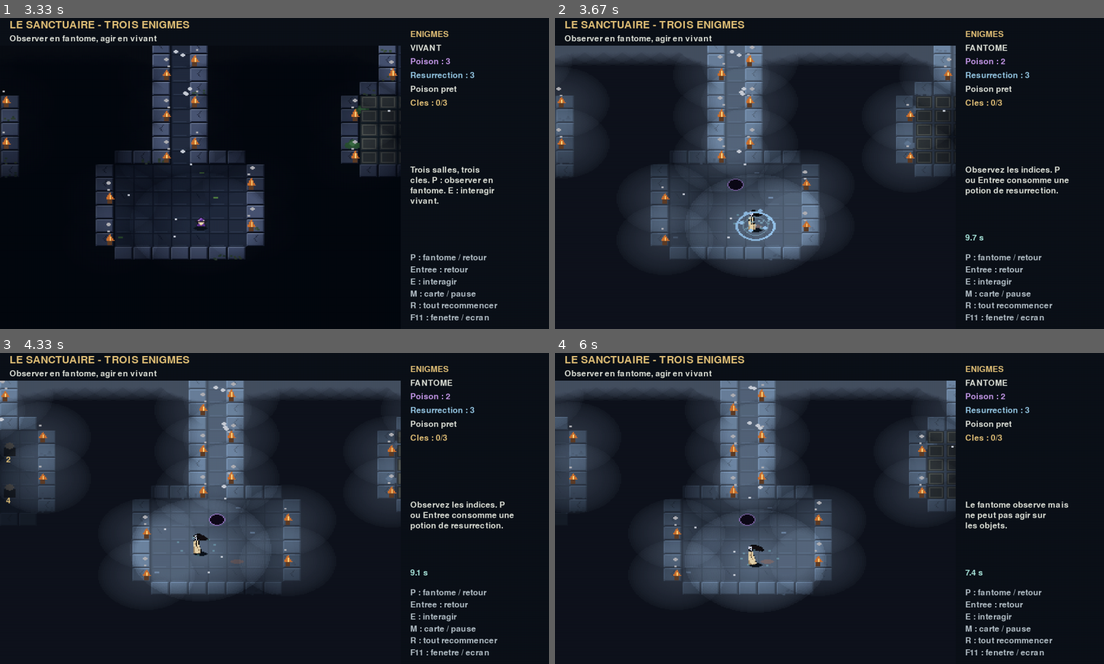
Above: before the commit, frames 1-4 (two rows, left to right).
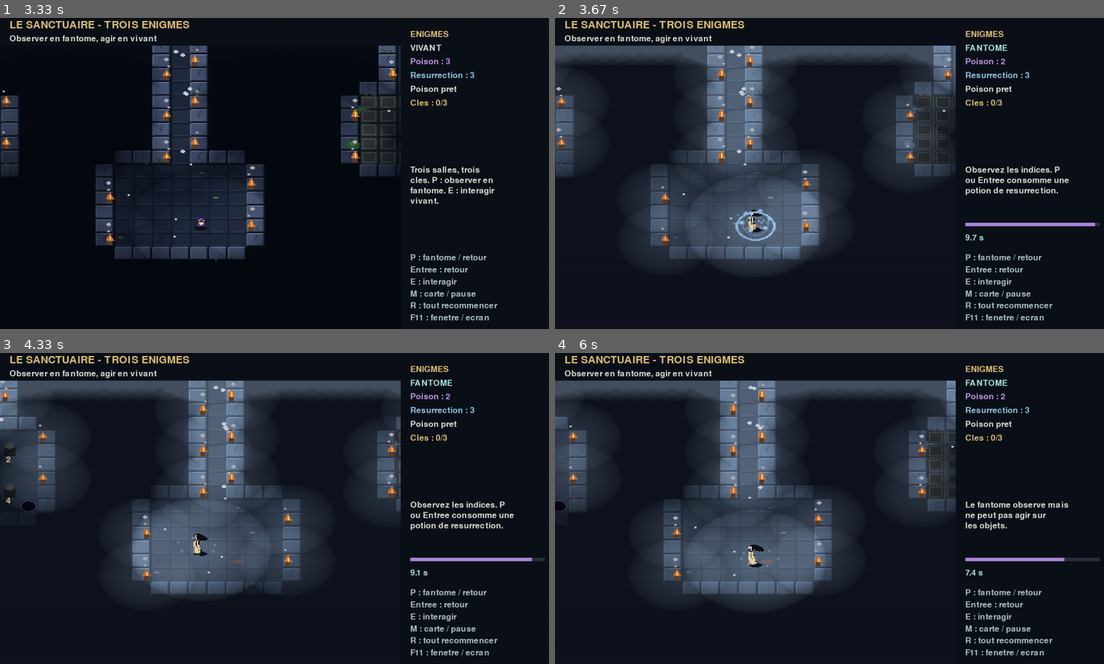
Above: after the commit, the same moments.

Repository: Eliaslhl/Game-Jam
Game: pygame game, started from main.py
The game is run twice, just before and just after one commit, with the same random seed, the same clock (stepped at 60 frames per second) and the same inputs.
Inputs (mouse positions are in pixels of both pictures, inside the frame that each line leads up to):
- Up to frame 1 (3.33 s): click "Jouer" at 0.38 s; hold R 0.67-1.13 s; hold Right 0.67-1.13 s; move the mouse to (258, 185) at 0.7 s; hold Right 1.17-1.63 s; hold Up 1.67-1.97 s; hold Left 2.5-3.03 s; hold Down from 3.07 s (still down)
- Up to frame 2 (3.67 s): release Down at 3.37 s; tap P at 3.4 s
- Up to frame 3 (4.33 s): hold Left 3.73-4.13 s; move the mouse to (477, 617) at 3.77 s; hold Up from 4.17 s (still down)
- Up to frame 4 (6 s): release Up at 4.53 s; hold Right 4.57-5.2 s; hold Down 5.23-5.6 s; hold Left from 5.63 s (still down); tap E at 5.78 s

Frame 1 is identical in both runs. In frame 2, 0.4% of the frame differs, in the area x 31-100%, y 8-67%; in frame 3, 0.5%, in the area x 3-100%, y 8-67%; in frame 4, 0.5%.

Commit message:
fix: fix map problem 2

Diff:
--- a/systems/puzzle_level.py
+++ b/systems/puzzle_level.py
@@ -6,6 +6,7 @@
 import pygame
 from systems.training_level import TrainingLevel
 from systems.puzzle_manager import PuzzleManager
+from systems.hazards import GhostHazards
 from entities.puzzle_object import PuzzleObject
 
 MAP_PATH = Path(__file__).resolve().parents[1] / 'assets/maps/sanctuaire_enigmes.json'
@@ -16,6 +17,10 @@
     def __init__(self, path=MAP_PATH, seed=None):
         super().__init__(path)
         self.generate_path(seed)
+        # Le chemin invisible n'existe qu'a partir d'ici (ajoute a self.data['objects']
+        # par generate_path) : on relance les trous pour qu'aucun ne tombe dessus, sinon
+        # l'enigme du chemin deviendrait injouable (un pas obligatoire serait mortel).
+        self.holes = GhostHazards(self._floor_cells(), count=len(self.holes))
         self.puzzles = PuzzleManager(self.data['puzzles'], seed=seed)
         self.objects = [PuzzleObject.from_data(d) for d in self.data['objects']]
         # Les indices et la validation partagent exactement la meme permutation.
@@ -46,6 +51,14 @@
         self.mode.poison_potions.count = 3
         self.mode.resurrection_potions.count = 3
         self.say('Trois salles, trois cles. P : observer en fantome. E : interagir vivant.')
+
+    def _floor_cells(self):
+        """Comme TrainingLevel, mais sans les cases occupees par les objets des
+        enigmes (statues, leviers, indices, cles, portes, coffres) : les trous
+        spectraux restent dangereux ailleurs sur la carte, mais n'apparaissent
+        jamais sur un element d'enigme qu'ils recouvriraient inutilement."""
+        object_cells = {tuple(o['cell']) for o in self.data['objects']}
+        return [cell for cell in super()._floor_cells() if cell not in object_cells]
 
     def generate_path(self, seed):
         """Chemin orthogonal sans boucle, de l'entree a la cle du jardin."""
--- a/views/pixel_effects.py
+++ b/views/pixel_effects.py
@@ -1,7 +1,15 @@
 """Petits utilitaires de rendu partages entre les vues Pygame du projet
-(couloir d'entrainement, sanctuaire) : sprites ASCII et halos lumineux.
+(couloir d'entrainement, sanctuaire) : sprites ASCII, halos lumineux et
+signal de danger en fin de temps fantome.
 """
+import math
+
 import pygame
+
+DANGER_THRESHOLD = 0.35
+DANGER_COLOR = (214, 48, 48)
+
+_vignette_holes = {}
 
 
 def build_sprite(rows, palette):
@@ -23,3 +31,51 @@
         alpha = int(strength * (1 - r / radius) ** exponent)
         pygame.draw.circle(surf, (*color, alpha), (radius, radius), r)
     return surf
+
+
+def lerp_color(a, b, t):
+    """Interpole lineairement entre deux couleurs RGB, t fige a [0, 1]."""
+    t = max(0.0, min(1.0, t))
+    return tuple(round(a[i] + (b[i] - a[i]) * t) for i in range(3))
+
+
+def ghost_danger_intensity(time_remaining, duration, threshold=DANGER_THRESHOLD):
+    """0 tant qu'il reste largement le temps de revenir a la vie ; monte
+    progressivement vers 1 a mesure que la resurrection devient urgente."""
+    if duration <= 0:
+        return 0.0
+    ratio = max(0.0, time_remaining / duration)
+    if ratio > threshold:
+        return 0.0
+    return 1 - ratio / threshold
+
+
+def danger_shake(elapsed, intensity, amplitude=4):
+    """Petites secousses de camera/rendu, de plus en plus fortes a mesure que
+    le temps presse (deux frequences desaccordees pour un mouvement organique,
+    pas un simple aller-retour)."""
+    if intensity <= 0:
+        return 0.0, 0.0
+    strength = amplitude * intensity
+    return math.sin(elapsed * 47) * strength, math.cos(elapsed * 61) * strength * 0.7
+
+
+def draw_danger_vignette(surface, rect, elapsed, intensity, color=DANGER_COLOR):
+    """Halo rouge pulsant concentre sur les bords de `rect` (le centre reste
+    lisible) : signale qu'il faut revenir vivant de toute urgence sans pour
+    autant aveugler le joueur."""
+    if intensity <= 0:
+        return
+    pulse = 0.7 + 0.3 * math.sin(elapsed * (5 + 9 * intensity))
+    alpha = int(150 * intensity * pulse)
+    if alpha <= 0:
+        return
+    layer = pygame.Surface(rect.size, pygame.SRCALPHA)
+    layer.fill((*color, alpha))
+    hole_radius = max(rect.w, rect.h) * 2 // 3
+    hole = _vignette_holes.get(hole_radius)
+    if hole is None:
+        hole = make_glow(hole_radius, (0, 0, 0), 255, exponent=0.8)
+        _vignette_holes[hole_radius] = hole
+    layer.blit(hole, (rect.w // 2 - hole_radius, rect.h // 2 - hole_radius), special_flags=pygame.BLEND_RGBA_SUB)
+    surface.blit(layer, rect.topleft)
--- a/views/puzzle_view.py
+++ b/views/puzzle_view.py
@@ -5,6 +5,7 @@
 import textwrap
 import pygame
 from systems.puzzle_level import PuzzleLevel
+from views.pixel_effects import DANGER_COLOR, lerp_color
 from views.sanctuary_feedback import SanctuaryFeedback
 from views.simple_map_view import SimpleMapGame, SIZE, VIEW, SIDEBAR, SIDEBAR_W, GOLD, INK, WHITE
 
@@ -192,7 +193,8 @@
         pygame.draw.rect(screen,INK,SIDEBAR)
         x=SIDEBAR.x+8
         level=self.level
-        lines=[('ENIGMES',GOLD),('FANTOME' if level.ghost else 'VIVANT',WHITE),
+        status_color=lerp_color((170,231,221),DANGER_COLOR,self.danger_intensity) if level.ghost else WHITE
+        lines=[('ENIGMES',GOLD),('FANTOME' if level.ghost else 'VIVANT',status_color),
                (f'Poison : {level.mode.poison_potions.count}',(195,151,231)),
                (f'Resurrection : {level.mode.resurrection_potions.count}',(150,200,228)),
                (f'Recharge : {level.cooldown:.1f}s' if level.cooldown else 'Poison pret',WHITE),
@@ -203,7 +205,13 @@
             self.label(screen,line,(x,172+i*12),WHITE,self.small)
         for i,line in enumerate(['P : fantome / retour','Entree : retour','E : interagir','M : carte / pause','R : tout recommencer','F11 : fenetre / ecran']):
             self.label(screen,line,(x,274+i*14),(180,192,200),self.small)
-        if level.ghost:self.label(screen,f'{level.mode.time_remaining:.1f} s',(x,251),(170,231,221),self.small)
+        if level.ghost:
+            bar_color=lerp_color((172,136,223),DANGER_COLOR,self.danger_intensity)
+            pygame.draw.rect(screen,(43,48,63),(x,238,SIDEBAR_W-16,4))
+            pygame.draw.rect(screen,bar_color,(x,238,int((SIDEBAR_W-16)*level.mode.time_remaining/level.mode.duration),4))
+            self.label(screen,f'{level.mode.time_remaining:.1f} s',(x,251),bar_color if self.danger_intensity else (170,231,221),self.small)
+            if self.danger_intensity:
+                self.label(screen,'REVENEZ VITE !',(x,263),bar_color,self.small)
 
     def draw_map(self,screen):
         # L'atlas montre la geometrie mais jamais les solutions des enigmes.
--- a/views/simple_map_view.py
+++ b/views/simple_map_view.py
@@ -13,7 +13,14 @@
 from entities.ghost import YureiWalk
 from systems.training_level import TrainingLevel
 from views.pixel_art import PixelTiles
-from views.pixel_effects import make_glow
+from views.pixel_effects import (
+    DANGER_COLOR,
+    danger_shake,
+    draw_danger_vignette,
+    ghost_danger_intensity,
+    lerp_color,
+    make_glow,
+)
 from views.map_theme import (
     ROOM_RECTS,
     ROOM_THEMES,
@@ -94,6 +101,7 @@
         self.facing_left = False
         self.moving = False
         self.map_open = False
+        self.danger_intensity = 0.0
         self.shade = pygame.Surface(VIEW.size, pygame.SRCALPHA)
         self.lights = {}
 
@@ -135,6 +143,16 @@
             self.facing_left = direction[0] < 0
         self.elapsed += dt
         self.update_camera()
+
+        mode = self.level.mode
+        self.danger_intensity = (
+            ghost_danger_intensity(mode.time_remaining, mode.duration) if self.level.ghost else 0.0
+        )
+        if self.danger_intensity:
+            dx, dy = danger_shake(self.elapsed, self.danger_intensity)
+            self.camera.x += dx
+            self.camera.y += dy
+
         for soul in self.souls:
             soul.update(dt)
 
@@ -204,6 +222,8 @@
         for wx, _, (px2, py2) in torch_points:
             self.draw_smoke(screen, wx, px2, py2)
         self.draw_dust(screen)
+        if self.danger_intensity:
+            draw_danger_vignette(screen, VIEW, self.elapsed, self.danger_intensity)
 
         screen.set_clip(None)
         self.draw_top_bar(screen)
@@ -365,7 +385,8 @@
         y += 18
 
         status = "AME ERRANTE" if level.ghost else "VIVANT"
-        self.label(screen, status, (x, y), (154, 222, 211) if level.ghost else WHITE, self.small)
+        status_color = lerp_color((154, 222, 211), DANGER_COLOR, self.danger_intensity) if level.ghost else WHITE
+        self.label(screen, status, (x, y), status_color, self.small)
         y += 16
         self.label(screen, f"Poison : {level.mode.poison_potions.count}", (x, y), (192, 150, 228), self.small)
         y += 14
@@ -373,9 +394,13 @@
         y += 16
 
         if level.ghost:
+            bar_color = lerp_color((172, 136, 223), DANGER_COLOR, self.danger_intensity)
             pygame.draw.rect(screen, (43, 48, 63), (x, y, SIDEBAR_W - 16, 4))
-            pygame.draw.rect(screen, (172, 136, 223), (x, y, int((SIDEBAR_W - 16) * level.mode.time_remaining / level.mode.duration), 4))
+            pygame.draw.rect(screen, bar_color, (x, y, int((SIDEBAR_W - 16) * level.mode.time_remaining / level.mode.duration), 4))
             y += 12
+            if self.danger_intensity:
+                self.label(screen, "REVENEZ VITE !", (x, y), bar_color, self.small)
+                y += 12
 
         y += 8
         self.label(screen, "Objets :", (x, y), GOLD, self.small)
--- a/views/training_map_view.py
+++ b/views/training_map_view.py
@@ -9,7 +9,14 @@
 from entities.ghost import YureiWalk
 from systems.training_level import TrainingLevel
 from views.pixel_art import PixelTiles
-from views.pixel_effects import make_glow
+from views.pixel_effects import (
+    DANGER_COLOR,
+    danger_shake,
+    draw_danger_vignette,
+    ghost_danger_intensity,
+    lerp_color,
+    make_glow,
+)
 
 SIZE = (320, 150)
 VIEW = pygame.Rect(0, 24, 320, 48)
@@ -38,6 +45,8 @@
         self.elapsed = 0.0
         self.facing_left = False
         self.moving = False
+        self.danger_intensity = 0.0
+        self.shake_offset = (0.0, 0.0)
         self.shade = pygame.Surface(VIEW.size, pygame.SRCALPHA)
         self.lights = {}
 
@@ -78,6 +87,12 @@
             self.facing_left = direction[0] < 0
         self.elapsed += dt
 
+        mode = self.level.mode
+        self.danger_intensity = (
+            ghost_danger_intensity(mode.time_remaining, mode.duration) if self.level.ghost else 0.0
+        )
+        self.shake_offset = danger_shake(self.elapsed, self.danger_intensity)
+
     def event(self, key):
         if key == pygame.K_n and (self.level.won or self.level.lost):
             self.__init__()
@@ -85,7 +100,7 @@
             self.level.action(key)
 
     def point(self, world):
-        return round(world[0]), round(world[1] + VIEW.y)
+        return round(world[0] + self.shake_offset[0]), round(world[1] + VIEW.y + self.shake_offset[1])
 
     def glow(self, radius, strength):
         key = (radius, strength)
@@ -151,6 +166,9 @@
             pygame.draw.polygon(screen, (205, 112, 47), [(px2 - 3, py2), (px2, py2 - flame - 3), (px2 + 3, py2)])
             pygame.draw.line(screen, (255, 223, 131), (px2, py2), (px2, py2 - flame))
 
+        if self.danger_intensity:
+            draw_danger_vignette(screen, VIEW, self.elapsed, self.danger_intensity)
+
         screen.set_clip(None)
         self.draw_hud(screen)
         if level.won:
@@ -167,12 +185,14 @@
         pygame.draw.rect(screen, INK, (0, 72, SIZE[0], SIZE[1] - 72))
         pygame.draw.line(screen, (61, 65, 64), (8, 73), (SIZE[0] - 8, 73))
         status = "AME ERRANTE" if level.ghost else "VIVANT"
-        self.label(screen, status, (8, 79), (154, 222, 211) if level.ghost else WHITE, self.small)
+        status_color = lerp_color((154, 222, 211), DANGER_COLOR, self.danger_intensity) if level.ghost else WHITE
+        self.label(screen, status, (8, 79), status_color, self.small)
         self.label(screen, f"POISON {level.mode.poison_potions.count}", (SIZE[0] - 118, 79), (192, 150, 228), self.small)
         self.label(screen, f"RESUR. {level.mode.resurrection_potions.count}", (SIZE[0] - 118, 93), (150, 200, 228), self.small)
         if level.ghost:
+            bar_color = lerp_color((172, 136, 223), DANGER_COLOR, self.danger_intensity)
             pygame.draw.rect(screen, (43, 48, 63), (70, 80, 80, 4))
-            pygame.draw.rect(screen, (172, 136, 223), (70, 80, int(80 * level.mode.time_remaining / level.mode.duration), 4))
+            pygame.draw.rect(screen, bar_color, (70, 80, int(80 * level.mode.time_remaining / level.mode.duration), 4))
         message = level.message if level.message_time > 0 else "P : poison / R : resurrection / N : recommencer"
         for i, line in enumerate(textwrap.wrap(message, 60)):
             self.label(screen, line, (8, 92 + i * 11), WHITE, self.small)
